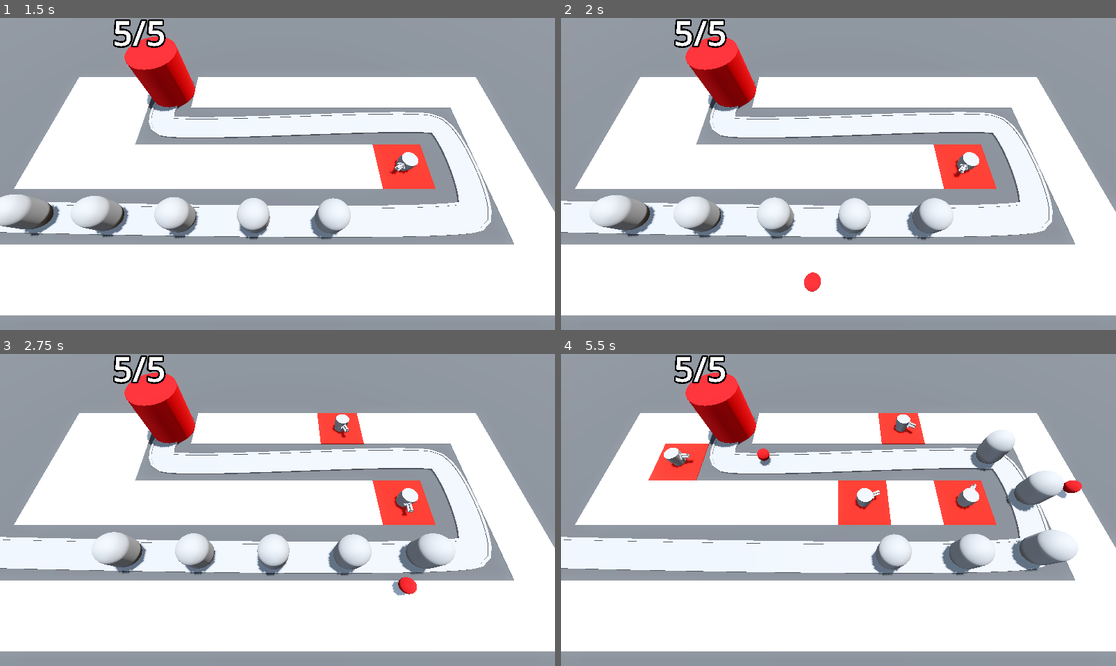
Above: before the commit, frames 1-4 (two rows, left to right).
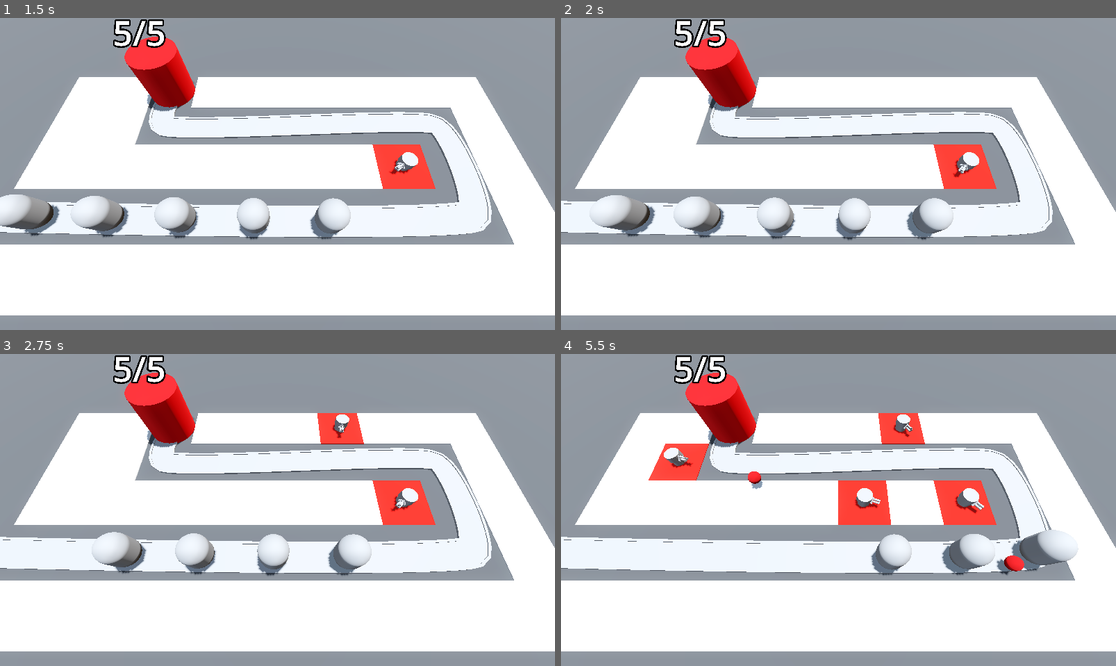
Above: after the commit, the same moments.

Repository: FabioAVSilva/Barbarian-Blaster
Game: Godot game, scene res://BaseLevel.tscn
Two runs of this game, one before a commit and one after it. Both use one fixed random seed, a clock stepped at 60 frames per second and the inputs below.
Inputs (mouse positions are in pixels of both pictures, inside the frame that each line leads up to):
- Up to frame 1 (1.5 s): move the mouse to (399, 158) at 0.52 s; press the mouse at (399, 158) at 0.53 s; move the mouse to (166, 189) at 1.27 s; release the mouse at (166, 189) at 1.28 s; click (166, 189) at 1.35 s
- Up to frame 2 (2 s): no input
- Up to frame 3 (2.75 s): move the mouse to (333, 441) at 2.02 s; press the mouse at (333, 441) at 2.03 s
- Up to frame 4 (5.5 s): move the mouse to (810, 572) at 2.77 s; release the mouse at (810, 572) at 2.78 s; click (810, 572) at 2.85 s; move the mouse to (1005, 556) at 3.52 s; press the mouse at (1005, 556) at 3.53 s; move the mouse to (672, 463) at 4.27 s; release the mouse at (672, 463) at 4.28 s; click (672, 463) at 4.35 s; move the mouse to (866, 510) at 5.02 s; press the mouse at (866, 510) at 5.03 s

Frame 1 is identical in both runs. In frame 2, 0.1% of the frame differs, in the area x 43-47%, y 81-88%; in frame 3, 1.1%; in frame 4, 2.1%, in the area x 21-94%, y 21-71%.

Commit message:
Implemented enemy health and death
-Enemies now have a set amount of health
-Turret projectiles will damage the health of whichever enemy they hit.
-Upon reaching 0 health the enemy is destroyed

Diff:
--- a/Enemy/enemy.gd
+++ b/Enemy/enemy.gd
@@ -1,8 +1,18 @@
 extends PathFollow3D
 
-@export var speed: float = 2.5
+@export var speed := 2.5
+@export var max_health := 50
+
+var current_health: int:
+	set(health_in):
+		current_health = health_in
+		if current_health < 1:
+			queue_free()
 
 @onready var base = get_tree().get_first_node_in_group("base")
+
+func _ready() -> void:
+	current_health = max_health
 
 # Called every frame. 'delta' is the elapsed time since the previous frame.
 func _process(delta: float) -> void:
--- a/Enemy/enemy.tscn
+++ b/Enemy/enemy.tscn
@@ -1,8 +1,12 @@
-[gd_scene load_steps=3 format=3 uid="uid://cl6x2roqpx5st"]
+[gd_scene load_steps=4 format=3 uid="uid://cl6x2roqpx5st"]
 
 [ext_resource type="Script" uid="uid://bbisi8bvbu5g3" path="res://Enemy/enemy.gd" id="1_2pb1h"]
 
 [sub_resource type="CapsuleMesh" id="CapsuleMesh_xjnqo"]
+radius = 1.0
+height = 3.0
+
+[sub_resource type="CapsuleShape3D" id="CapsuleShape3D_2pb1h"]
 radius = 1.0
 height = 3.0
 
@@ -14,3 +18,9 @@
 [node name="MeshInstance3D" type="MeshInstance3D" parent="."]
 transform = Transform3D(1, 0, 0, 0, 1, 0, 0, 0, 1, 0, 1.5, 0)
 mesh = SubResource("CapsuleMesh_xjnqo")
+
+[node name="EnemyArea3D" type="Area3D" parent="." groups=["enemy_area"]]
+
+[node name="CollisionShape3D" type="CollisionShape3D" parent="EnemyArea3D"]
+transform = Transform3D(1, 0, 0, 0, 1, 0, 0, 0, 1, 0, 1.5, 0)
+shape = SubResource("CapsuleShape3D_2pb1h")
--- a/Turret/projectile.gd
+++ b/Turret/projectile.gd
@@ -10,3 +10,10 @@
 
 func _on_timer_timeout() -> void:
 	queue_free()
+
+
+func _on_area_entered(area: Area3D) -> void:
+	if area.is_in_group("enemy_area"):
+		print(area)
+		area.get_parent().current_health -= 25
+		queue_free()
--- a/Turret/projectile.tscn
+++ b/Turret/projectile.tscn
@@ -25,4 +25,5 @@
 one_shot = true
 autostart = true
 
+[connection signal="area_entered" from="." to="." method="_on_area_entered"]
 [connection signal="timeout" from="Timer" to="." method="_on_timer_timeout"]
